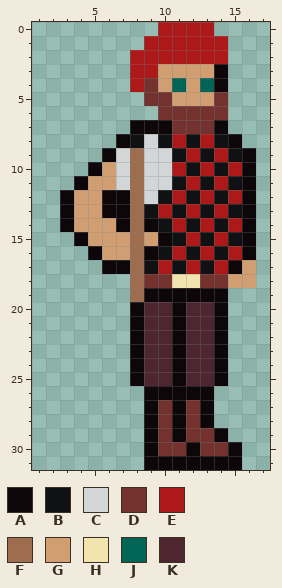
Two versions of one pixel-art file, assets/lenhador.aseprite. Above, as it was before the edit.
32x32 pixels, 1 frame. Shown: x 1..17, y 0..31.
Palette (. is transparent): A #0d0709  B #101112  C #d2d6d7  D #73322e  E #ad1818  F #9e6d4f  G #d19e71  H #f1e4af  J #006457  K #4d2630
Pixels before, first column x 3:
 0 .......EEEE...
 1 ......EEEEEE..
 2 .....EEEEEEE..
 3 .....EEGGGGA..
 4 .....EDGJGJA..
 5 ......DDGGGD..
 6 .......DDDDD..
 7 .....AAADDDA..
 8 ....ABCBEBEBA.
 9 ...ACFCCBEBEBA
10 ..AGCFCCEBEBEA
11 .AGGCFCCBEBEBA
12 AGGAAFCBEBEBEA
13 AGGAAFBEBEBEBA
14 AGGGAFABEBEBEA
15 .AGGGFGABEBEBA
16 ..AGGFABEBEBEA
17 ...AAFBEBEBEAG
18 .....FDDHHDDGG
19 .....FAAAAAA..
20 .....AKKAKKA..
21 .....AKKAKKA..
22 .....AKKAKKA..
23 .....AKKAKKA..
24 .....AKKAKKA..
25 .....AKKAKKA..
26 ......AAAAA...
27 ......ADADA...
28 ......ADADA...
29 ......ADADDA..
30 ......ADDADDA.
31 ......AAAAAAA.
And afterwards:
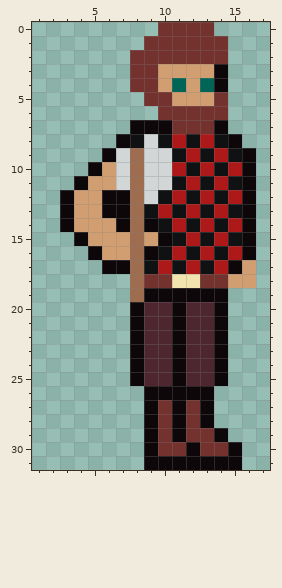
Diff:
Changed rows in their new state; - is an unchanged pixel.
first column x 8:
 0 --DDDD-
 1 -DDDDDD
 2 DDDDDDD
 3 DD-----
 4 D------
